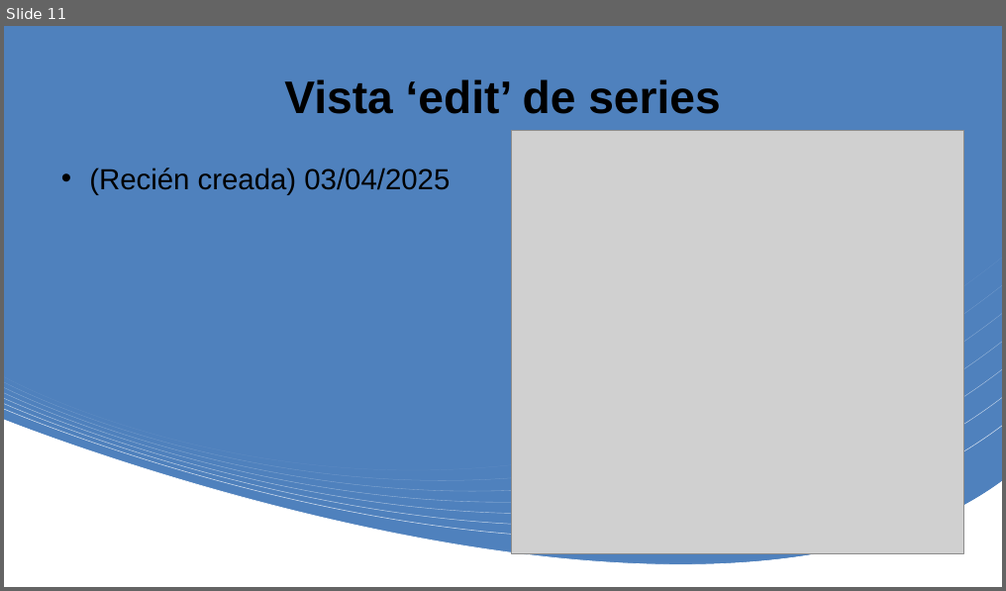
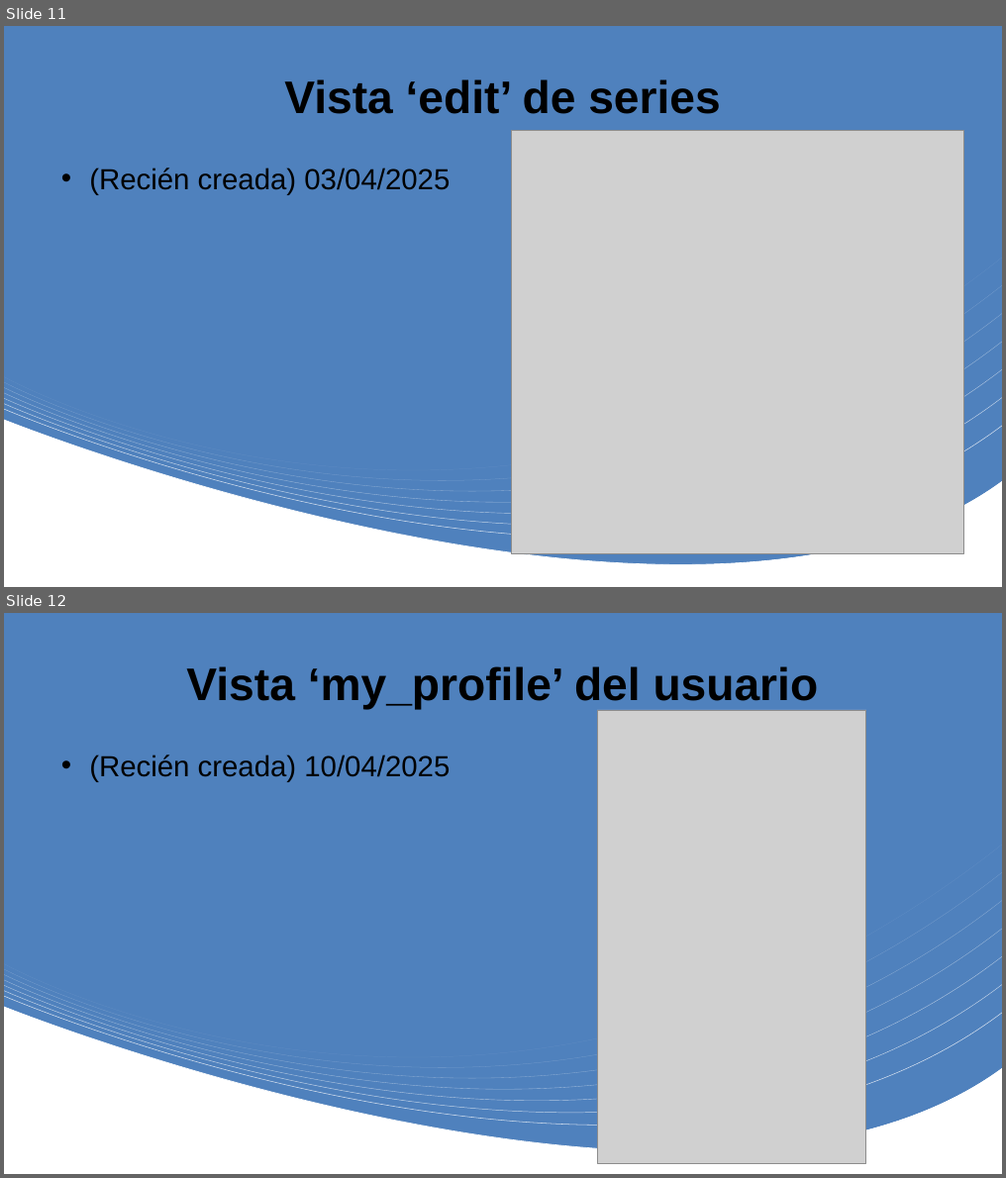
Before and after one commit to alockgoy/proyecto_final_2daw, a slide deck: Evolución visual.pptx. Shown one above the other, each under a label of ours: slide 11 before the commit, slides 11 and 12 after it. The pictures are 1006x591 and 1006x1178 pixels, drawn with LibreOffice and Linux fonts; fonts in the diff are those of the drawing; grey boxes stand for pictures. Boxes give left, top, right and bottom in pixels: in the first picture for what was removed or moved away, otherwise in the second. Text is boxed around its words. In the diff, an @@ line names an element or a change of style, - is before the commit and + after.

Commit message:
Actualizada la presentación estilo visual

```diff
--- a/Evolución visual.pptx
+++ b/Evolución visual.pptx
@@ slide 12 added at [4, 613, 1002, 1174], background #FFFFFF; not listed: 10 template elements that a slide beside it also shows @@
@@ title added at [186, 666, 819, 710], 44 pt, text #000000, bold @@
+Vista ‘my_profile’ del usuario
@@ picture added at [598, 710, 866, 1164] @@
@@ text added at [89, 755, 450, 782], 28 pt, text #000000 @@
+• (Recién creada) 10/04/2025
```
Also in this commit, not shown: 1 other file.
